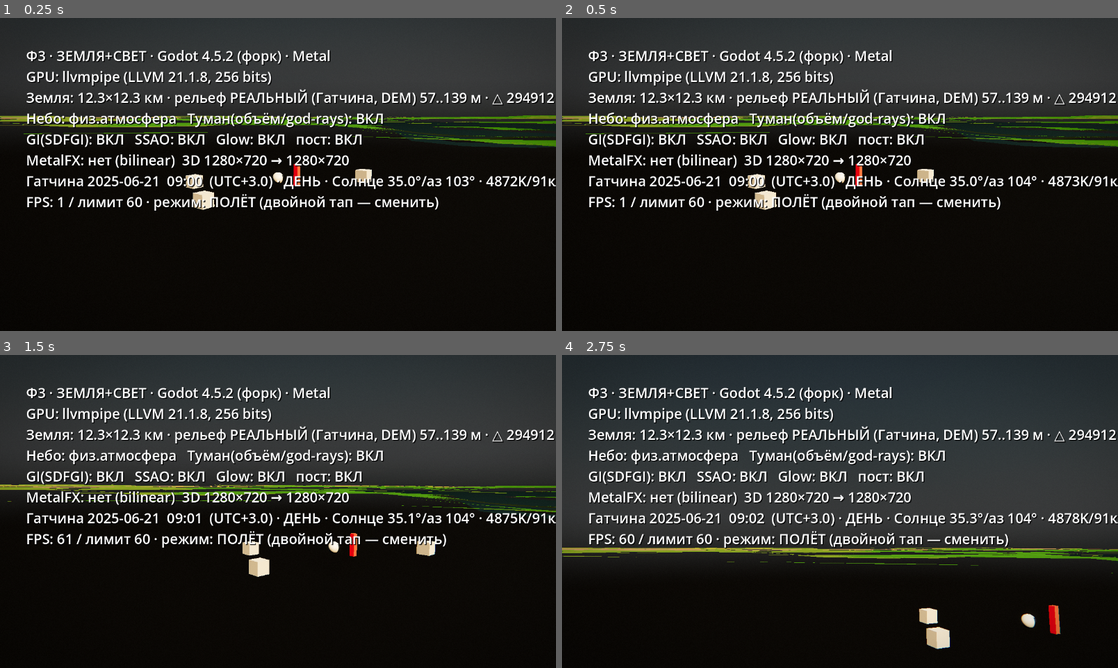
Above: before the commit, frames 1-4 (two rows, left to right).
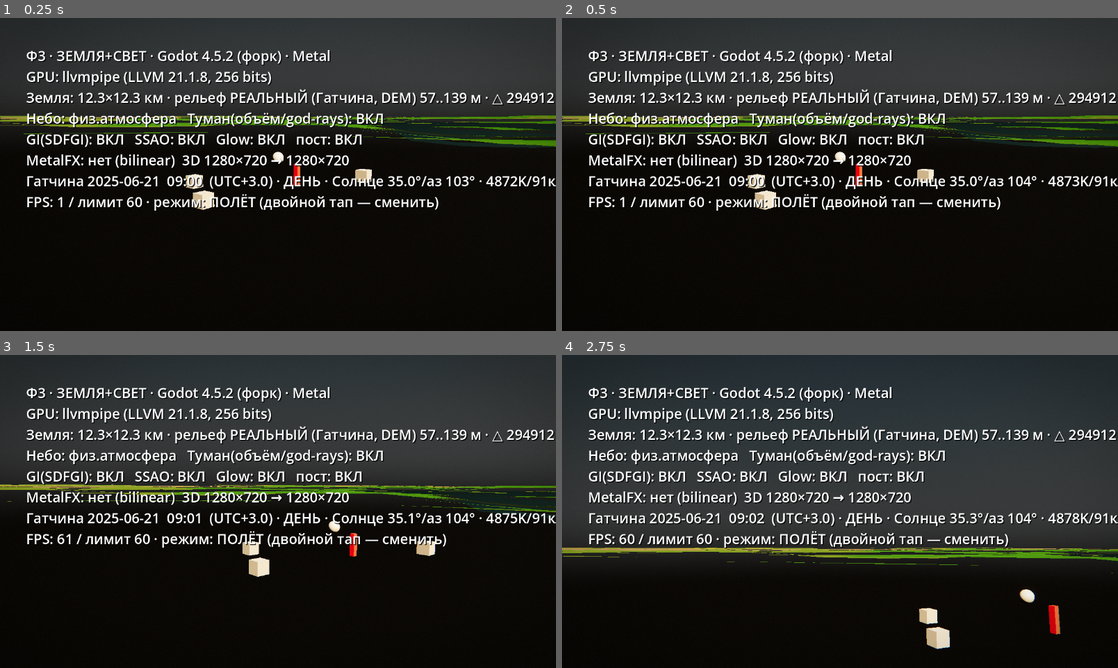
Above: after the commit, the same moments.

Repository: B760m670/mmorpg3dnew
Game: Godot game, scene res://scenes/light_stage.tscn
Two runs of this game, one before a commit and one after it. Both use one fixed random seed, a clock stepped at 60 frames per second and the inputs below.
Inputs (mouse positions are in pixels of both pictures, inside the frame that each line leads up to):
- Up to frame 1 (0.25 s): no input
- Up to frame 2 (0.5 s): no input
- Up to frame 3 (1.5 s): move the mouse to (400, 495) at 0.52 s; click (400, 495) at 0.67 s; drag from (166, 527) to (250, 574) at 1.27 s
- Up to frame 4 (2.75 s): tap Enter at 2 s; move the mouse to (895, 442) at 2.02 s; click (895, 442) at 2.17 s

The runs differ from the first frame. In frame 1, 0.1% of the frame differs, in the area x 49-51%, y 42-53%; in frame 2, 0.1%; in frame 3, 0.1%; in frame 4, 0.2%, in the area x 82-86%, y 74-88%.

Commit message:
МИР СТАЛ ФИЗИЧЕСКИМ: коллизия рельефа, пешеход-тело, первый rigid-объект
Ответ на верный вопрос «разве это не декорации без физики?» — подключён
физический решатель движка к миру (как в RDR/DMC мир физичен с первого
играбельного дня):
- terrain.build_collision(): рельеф — твёрдое StaticBody (HeightMapShape
  385², та же height()) — по нему ходят тела, на него падают предметы
- Walker (CharacterBody3D): пешеход — ТЕЛО с капсулой 1.75 м и настоящей
  гравитацией 9.81, move_and_slide по коллизии; глаза 1.62 м, FOV 66°;
  левая половина экрана — стик (до бега 6.5 м/с), правая — взгляд
- сфера-эталон стала RigidBody3D (масса 12 кг): падает, катится, толкается
  телом — первый физический объект мира
- FreeCamera — чистый полёт + двойной тап (сигнал), сцена переключает
  полёт↔пешеход; HUD показывает «ПЕШЕХОД·физика»

Co-Authored-By: Claude Fable 5 <noreply@anthropic.com>
Claude-Session: https://claude.ai/code/session_011pJt8xA6v8KEwtPnSYGg9D

Diff:
--- a/game2/scripts/world/free_camera.gd
+++ b/game2/scripts/world/free_camera.gd
@@ -1,47 +1,31 @@
 class_name FreeCamera
 extends Camera3D
-## Инструмент обзора и ПЕРВОЕ ПОГРУЖЕНИЕ. Два режима, переключение ДВОЙНЫМ ТАПОМ:
-##
-## ПОЛЁТ (стройка/инспекция):
+## Полётная камера (стройка/инспекция), без интерфейса:
 ##   один палец — поворот (без инверсии: вниз→вниз, вправо→налево);
 ##   два пальца — зум (развёл=ближе) + перенос «схвати мир»;
 ##   скорость ∝ высоте, потолок — облака.
-## ПЕШЕХОД (мир глазами жителя, глаза 1.7 м):
-##   ЛЕВАЯ половина экрана — виртуальный стик движения (куда потянул — туда
-##   идёшь, дальше потянул — быстрее, до бега);
-##   ПРАВАЯ половина — взгляд (те же правила, без инверсии);
-##   ноги держит рельеф — вниз не провалишься, вверх не улетишь.
-## Без кнопок и меню.
+## ДВОЙНОЙ ТАП — сигнал toggle_requested (сцена переключает полёт↔пешеход).
+
+signal toggle_requested
 
 @export var rot_sensitivity: float = 0.0026        # рад/пиксель (поворот за пальцем)
 @export var pan_gain: float = 0.0016               # перенос: доля от высоты на пиксель
 @export var dolly_gain: float = 0.0022             # зум: доля от высоты на пиксель
-@export var cloud_level: float = 2500.0            # потолок высоты (полёт)
+@export var cloud_level: float = 2500.0            # потолок высоты
 @export var min_speed_alt: float = 3.0             # мин. «высота» для скорости у земли
-@export var eye_height: float = 1.7                # рост глаз пешехода, м
-@export var walk_speed: float = 1.6                # шаг, м/с
-@export var run_speed: float = 6.5                 # бег (стик до упора), м/с
 
 var terrain: Terrain                               # для высоты земли
-var mode: String = "fly"                           # "fly" | "walk"
 
 var _yaw: float = 0.0
 var _pitch: float = -0.15
-var _touches: Dictionary = {}                      # индекс → позиция (пиксели)
+var _touches: Dictionary = {}
 var _two_active: bool = false
 var _prev_centroid: Vector2 = Vector2.ZERO
 var _prev_dist: float = 0.0
-
-# двойной тап
-var _press_pos: Dictionary = {}                    # индекс → позиция нажатия
-var _press_time: Dictionary = {}                   # индекс → время нажатия, мс
+var _press_pos: Dictionary = {}
+var _press_time: Dictionary = {}
 var _last_tap_ms: int = -100000
 var _last_tap_pos: Vector2 = Vector2.ZERO
-
-# пешеход: виртуальный стик
-var _move_idx: int = -1
-var _move_origin: Vector2 = Vector2.ZERO
-var _move_vec: Vector2 = Vector2.ZERO              # -1..1
 
 func setup(pos: Vector3, look_at_target: Vector3) -> void:
 	position = pos
@@ -65,36 +49,23 @@
 	var alt := position.y - _ground_y(position.x, position.z)
 	return maxf(alt, min_speed_alt)
 
+func yaw() -> float:
+	return _yaw
+
 func _input(event: InputEvent) -> void:
 	if event is InputEventScreenTouch:
 		if event.pressed:
 			_touches[event.index] = event.position
 			_press_pos[event.index] = event.position
 			_press_time[event.index] = Time.get_ticks_msec()
-			if mode == "walk" and _move_idx == -1 \
-					and event.position.x < get_viewport().get_visible_rect().size.x * 0.5:
-				_move_idx = event.index
-				_move_origin = event.position
-				_move_vec = Vector2.ZERO
 		else:
 			_check_double_tap(event)
 			_touches.erase(event.index)
 			_press_pos.erase(event.index)
 			_press_time.erase(event.index)
-			if event.index == _move_idx:
-				_move_idx = -1
-				_move_vec = Vector2.ZERO
 		_two_active = false
 	elif event is InputEventScreenDrag:
 		_touches[event.index] = event.position
-		if mode == "walk":
-			if event.index == _move_idx:
-				_move_vec = (event.position - _move_origin) / 130.0
-				if _move_vec.length() > 1.0:
-					_move_vec = _move_vec.normalized()
-			else:
-				_rotate_by(event.relative)
-			return
 		var n := _touches.size()
 		if n == 1:
 			_rotate_by(event.relative)
@@ -102,7 +73,6 @@
 			_two_finger()
 
 func _check_double_tap(event: InputEventScreenTouch) -> void:
-	# тап = короткое нажатие без движения; два тапа рядом подряд → смена режима
 	var now := Time.get_ticks_msec()
 	var t0: int = _press_time.get(event.index, -1)
 	var p0: Vector2 = _press_pos.get(event.index, event.position)
@@ -110,20 +80,10 @@
 		return
 	if now - _last_tap_ms < 380 and _last_tap_pos.distance_to(event.position) < 90.0:
 		_last_tap_ms = -100000
-		_toggle_mode()
+		toggle_requested.emit()
 	else:
 		_last_tap_ms = now
 		_last_tap_pos = event.position
-
-func _toggle_mode() -> void:
-	if mode == "fly":
-		mode = "walk"
-		_move_idx = -1
-		_move_vec = Vector2.ZERO
-	else:
-		mode = "fly"
-		# отойти от земли, чтобы полёт не начинался «в траве»
-		position.y = maxf(position.y, _ground_y(position.x, position.z) + 25.0)
 
 func _rotate_by(rel: Vector2) -> void:
 	# палец вправо → поворот налево; палец вниз → камера ВНИЗ (без инверсии)
@@ -155,20 +115,6 @@
 	position -= b.x * d_centroid.x * pan_gain * s
 	position += b.y * d_centroid.y * pan_gain * s
 
-func _process(delta: float) -> void:
-	if mode == "walk":
-		# движение по стику относительно взгляда (в плоскости земли)
-		if _move_vec.length_squared() > 0.0004:
-			var fwd := Vector3(-sin(_yaw), 0.0, -cos(_yaw))
-			var right := Vector3(cos(_yaw), 0.0, -sin(_yaw))
-			var mag := _move_vec.length()
-			var speed := lerpf(walk_speed, run_speed, clampf((mag - 0.35) / 0.65, 0.0, 1.0))
-			var dir := (right * _move_vec.x + fwd * (-_move_vec.y))
-			if dir.length_squared() > 0.001:
-				position += dir.normalized() * speed * mag * delta
-		# ноги на рельефе, глаза 1.7 м (плавно по склонам)
-		var target_y := _ground_y(position.x, position.z) + eye_height
-		position.y = lerpf(position.y, target_y, minf(1.0, delta * 12.0))
-		return
+func _process(_delta: float) -> void:
 	var gy := _ground_y(position.x, position.z)
 	position.y = clampf(position.y, gy + 1.5, cloud_level)
--- a/game2/scripts/world/light_stage.gd
+++ b/game2/scripts/world/light_stage.gd
@@ -212,6 +212,7 @@
 	_terrain = Terrain.new()
 	add_child(_terrain)
 	_terrain.build()
+	_terrain.build_collision()          # рельеф — твёрдое тело (физика)
 
 # --- вода по реальным контурам (шаг 1 генплана) ---
 var _water: WaterBodies
@@ -241,18 +242,29 @@
 		b.mesh.surface_set_material(0, _lit_mat(Color(0.68, 0.66, 0.62), 0.6))
 		add_child(b)
 
-	# сфера-эталон радиусом 0.5 м
-	var ball := MeshInstance3D.new()
+	# сфера-эталон — ПЕРВЫЙ ФИЗИЧЕСКИЙ ОБЪЕКТ: настоящее тело (масса, гравитация,
+	# столкновения) — падает, катится по склону, её можно толкнуть телом
+	var ball := RigidBody3D.new()
+	ball.mass = 12.0
+	var bcol := CollisionShape3D.new()
+	var bsh := SphereShape3D.new(); bsh.radius = 0.5
+	bcol.shape = bsh
+	ball.add_child(bcol)
+	var bmesh := MeshInstance3D.new()
 	var sph := SphereMesh.new(); sph.radius = 0.5; sph.height = 1.0
-	ball.mesh = sph
-	ball.position = _on_ground(0.0, 0.0, 0.5)
-	ball.mesh.surface_set_material(0, _lit_mat(Color(0.80, 0.78, 0.74), 0.35))
+	bmesh.mesh = sph
+	bmesh.mesh.surface_set_material(0, _lit_mat(Color(0.80, 0.78, 0.74), 0.35))
+	ball.add_child(bmesh)
+	ball.position = _on_ground(0.0, 0.0, 1.5)   # уронится и уляжется сам — физика
 	add_child(ball)
 
 ## позиция на поверхности рельефа + смещение вверх (полувысота объекта)
 func _on_ground(x: float, z: float, y_off: float) -> Vector3:
 	var h := _terrain.height(x, z) if _terrain != null else 0.0
 	return Vector3(x, h + y_off, z)
+
+var _walker: Walker
+var _walk_active := false
 
 func _build_camera() -> void:
 	_cam = FreeCamera.new()
@@ -264,6 +276,26 @@
 	var eye := _on_ground(18.0, 22.0, 6.0)
 	_cam.setup(eye, _on_ground(0.0, 0.0, 0.8))
 	_cam.current = true
+	_cam.toggle_requested.connect(_toggle_walk)
+
+	_walker = Walker.new()
+	add_child(_walker)
+	_walker.deactivate()
+	_walker.toggle_requested.connect(_toggle_walk)
+
+func _toggle_walk() -> void:
+	_walk_active = not _walk_active
+	if _walk_active:
+		# спуститься телом на землю под камерой
+		var gp := _cam.position
+		var gy := _terrain.height(gp.x, gp.z)
+		_cam.set_process_input(false)
+		_walker.activate(Vector3(gp.x, gy + 0.3, gp.z), _cam.yaw())
+	else:
+		_walker.deactivate()
+		_cam.position = _walker.global_position + Vector3(0, 25.0, 0)
+		_cam.current = true
+		_cam.set_process_input(true)
 
 func _build_post_overlay() -> void:
 	var layer := CanvasLayer.new(); layer.layer = 100
@@ -348,7 +380,7 @@
 		+ _clock_line() \
 		+ "FPS: %d / лимит %d · режим: %s (двойной тап — сменить)" % [
 			Engine.get_frames_per_second(), Engine.max_fps,
-			"ПЕШЕХОД" if _cam != null and _cam.mode == "walk" else "ПОЛЁТ"]
+			"ПЕШЕХОД·физика" if _walk_active else "ПОЛЁТ"]
 
 func _terrain_line() -> String:
 	if _terrain == null:
--- a/game2/scripts/world/terrain.gd
+++ b/game2/scripts/world/terrain.gd
@@ -177,6 +177,29 @@
 	m.set_shader_parameter("zone_size_m", world_size_m)
 	return m
 
+## ФИЗИКА: рельеф — твёрдое тело (HeightMapShape по той же height()).
+## С этого момента мир не декорация: по нему ходят тела, на него падают предметы.
+func build_collision() -> void:
+	var n := chunks_per_side * chunk_res + 1        # 385 — как сетка рендера
+	var cell := world_size_m / float(n - 1)
+	var heights := PackedFloat32Array()
+	heights.resize(n * n)
+	var half := world_size_m * 0.5
+	for j in range(n):
+		for i in range(n):
+			heights[j * n + i] = height(-half + i * cell, -half + j * cell)
+	var shape := HeightMapShape3D.new()
+	shape.map_width = n
+	shape.map_depth = n
+	shape.map_data = heights
+	var cs := CollisionShape3D.new()
+	cs.shape = shape
+	cs.scale = Vector3(cell, 1.0, cell)             # ячейка сетки → метры
+	var body := StaticBody3D.new()
+	body.add_child(cs)
+	add_child(body)
+	print("[terrain] коллизия: heightmap %d² (ячейка %.0f м) — рельеф стал твёрдым" % [n, cell])
+
 func report() -> Dictionary:
 	return {"size_m": world_size_m, "relief_m": max_h - min_h,
 		"min_h": min_h, "max_h": max_h, "tris": tri_count,
--- /dev/null
+++ b/game2/scripts/world/walker.gd
@@ -0,0 +1,122 @@
+class_name Walker
+extends CharacterBody3D
+## ФИЗИЧЕСКИЙ пешеход — мир глазами жителя, телом, а не камерой.
+## Капсула 1.75 м, настоящая гравитация 9.81, move_and_slide по коллизии
+## рельефа: в горку медленнее, с обрыва — падение, сквозь землю — никогда.
+## Управление: ЛЕВАЯ половина экрана — стик движения (дальше — быстрее, до
+## бега), ПРАВАЯ — взгляд без инверсии. Двойной тап — вернуться в полёт.
+
+signal toggle_requested
+
+const GRAVITY := 9.81
+const EYE := 1.62                 # уровень глаз от ног, м
+@export var rot_sensitivity := 0.0026
+@export var walk_speed := 1.6
+@export var run_speed := 6.5
+
+var cam: Camera3D
+var _yaw := 0.0
+var _pitch := 0.0
+var _move_idx := -1
+var _move_origin := Vector2.ZERO
+var _move_vec := Vector2.ZERO
+var _press_pos: Dictionary = {}
+var _press_time: Dictionary = {}
+var _last_tap_ms: int = -100000
+var _last_tap_pos := Vector2.ZERO
+
+func _ready() -> void:
+	var col := CollisionShape3D.new()
+	var cap := CapsuleShape3D.new()
+	cap.radius = 0.35
+	cap.height = 1.75
+	col.shape = cap
+	col.position = Vector3(0, 1.75 / 2.0, 0)      # ноги в origin тела
+	add_child(col)
+	cam = Camera3D.new()
+	cam.fov = 66.0                                 # человеческое поле зрения
+	cam.near = 0.05
+	cam.far = 22000.0
+	cam.position = Vector3(0, EYE, 0)
+	add_child(cam)
+
+func activate(world_pos: Vector3, yaw: float) -> void:
+	global_position = world_pos
+	_yaw = yaw
+	_pitch = 0.0
+	velocity = Vector3.ZERO
+	_move_idx = -1
+	_move_vec = Vector2.ZERO
+	visible = true
+	set_physics_process(true)
+	set_process_input(true)
+	cam.current = true
+	_apply_look()
+
+func deactivate() -> void:
+	visible = false
+	set_physics_process(false)
+	set_process_input(false)
+
+func _apply_look() -> void:
+	_pitch = clampf(_pitch, deg_to_rad(-85.0), deg_to_rad(85.0))
+	cam.transform.basis = Basis(Vector3.UP, 0.0)   # yaw несёт тело, pitch — камера
+	rotation = Vector3(0, _yaw, 0)
+	cam.rotation = Vector3(_pitch, 0, 0)
+
+func _input(event: InputEvent) -> void:
+	if event is InputEventScreenTouch:
+		if event.pressed:
+			_press_pos[event.index] = event.position
+			_press_time[event.index] = Time.get_ticks_msec()
+			if _move_idx == -1 \
+					and event.position.x < get_viewport().get_visible_rect().size.x * 0.5:
+				_move_idx = event.index
+				_move_origin = event.position
+				_move_vec = Vector2.ZERO
+		else:
+			_check_double_tap(event)
+			_press_pos.erase(event.index)
+			_press_time.erase(event.index)
+			if event.index == _move_idx:
+				_move_idx = -1
+				_move_vec = Vector2.ZERO
+	elif event is InputEventScreenDrag:
+		if event.index == _move_idx:
+			_move_vec = (event.position - _move_origin) / 130.0
+			if _move_vec.length() > 1.0:
+				_move_vec = _move_vec.normalized()
+		else:
+			_yaw += event.relative.x * rot_sensitivity
+			_pitch += event.relative.y * rot_sensitivity
+			_apply_look()
+
+func _check_double_tap(event: InputEventScreenTouch) -> void:
+	var now := Time.get_ticks_msec()
+	var t0: int = _press_time.get(event.index, -1)
+	var p0: Vector2 = _press_pos.get(event.index, event.position)
+	if t0 < 0 or now - t0 > 260 or p0.distance_to(event.position) > 24.0:
+		return
+	if now - _last_tap_ms < 380 and _last_tap_pos.distance_to(event.position) < 90.0:
+		_last_tap_ms = -100000
+		toggle_requested.emit()
+	else:
+		_last_tap_ms = now
+		_last_tap_pos = event.position
+
+func _physics_process(delta: float) -> void:
+	# горизонтальное намерение — от стика, относительно взгляда
+	var fwd := Vector3(-sin(_yaw), 0.0, -cos(_yaw))
+	var right := Vector3(cos(_yaw), 0.0, -sin(_yaw))
+	var mag := _move_vec.length()
+	var speed := lerpf(walk_speed, run_speed, clampf((mag - 0.35) / 0.65, 0.0, 1.0))
+	var wish := (right * _move_vec.x + fwd * (-_move_vec.y))
+	var horiz := wish.normalized() * speed * mag if wish.length_squared() > 0.001 else Vector3.ZERO
+	velocity.x = horiz.x
+	velocity.z = horiz.z
+	# настоящая гравитация
+	if is_on_floor():
+		velocity.y = minf(velocity.y, 0.0)
+	else:
+		velocity.y -= GRAVITY * delta
+	move_and_slide()
Not shown, added: game2/scripts/world/walker.gd.uid
